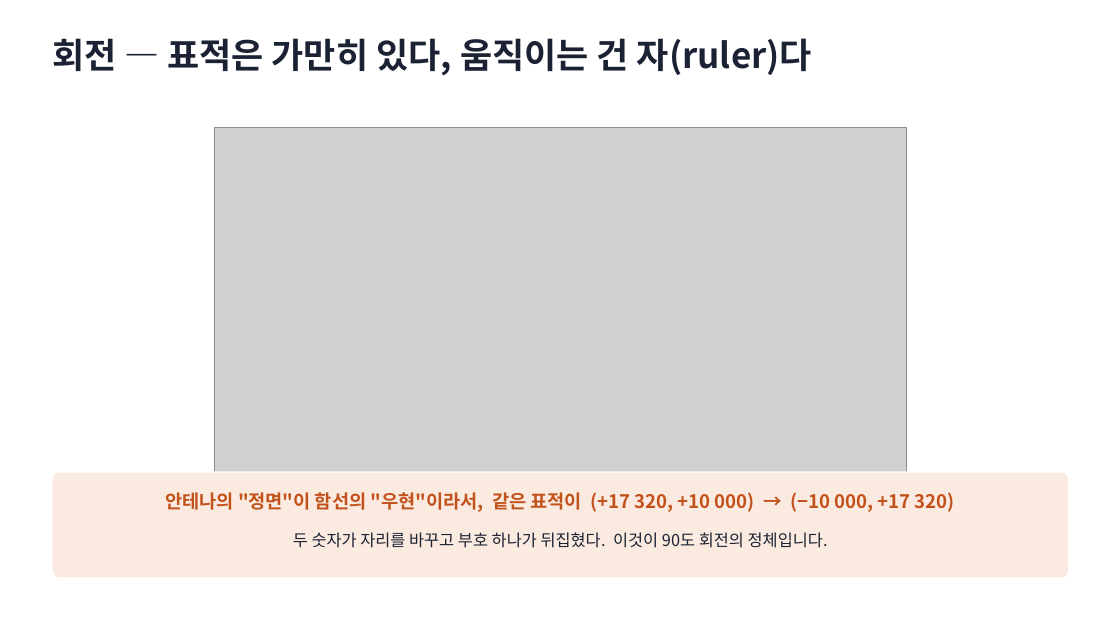
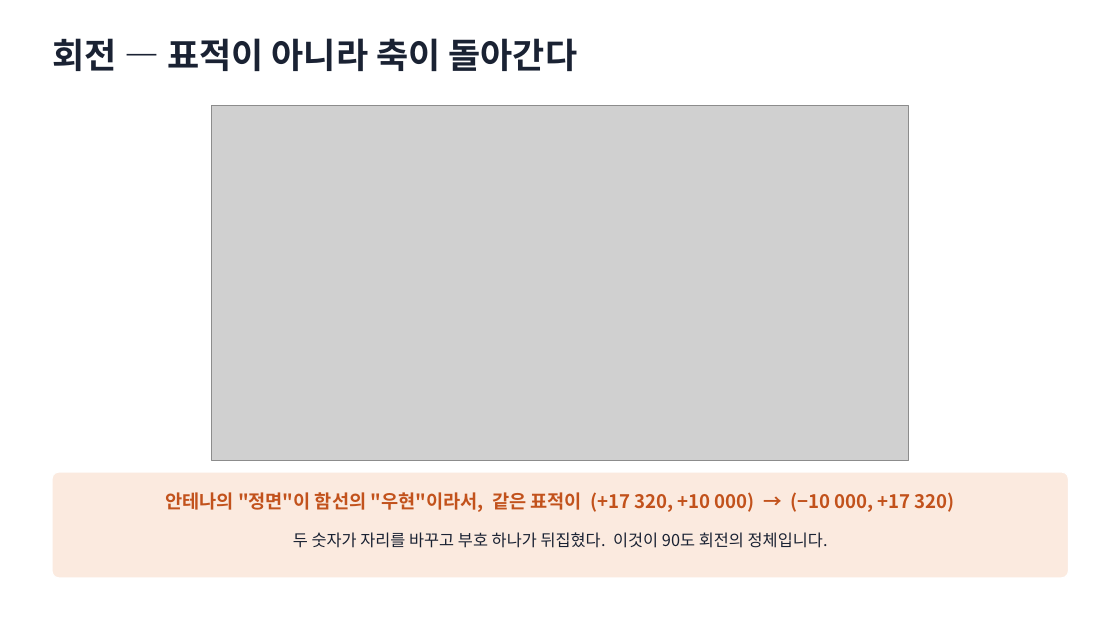
Before and after one commit to harley-hwan/IpcProc, a slide deck: slide 7 of Part2_CoordFrames/ref/산출물/Chapter2_coordinate_systems.pptx. Drawn at 1120x630 pixels with LibreOffice and Linux fonts; fonts in the diff are those of the drawing; grey boxes stand for pictures. Boxes give left, top, right and bottom in pixels: in the first picture for what was removed or moved away, otherwise in the second. Text is boxed around its words. In the diff, an @@ line names an element or a change of style, - is before the commit and + after.

```diff
--- a/Part2_CoordFrames/ref/산출물/Chapter2_coordinate_systems.pptx
+++ b/Part2_CoordFrames/ref/산출물/Chapter2_coordinate_systems.pptx
@@ text at (x1=52, y1=38, x2=578, y2=71): text changed @@
-회전 — 표적은 가만히 있다, 움직이는 건 자(ruler)다
+회전 — 표적이 아니라 축이 돌아간다
@@ picture resized from (x1=214, y1=128, x2=906, y2=497) to (x1=212, y1=106, x2=909, y2=460) @@
```
Also in this commit, not shown: 1 other slide changed, 7 other files.
